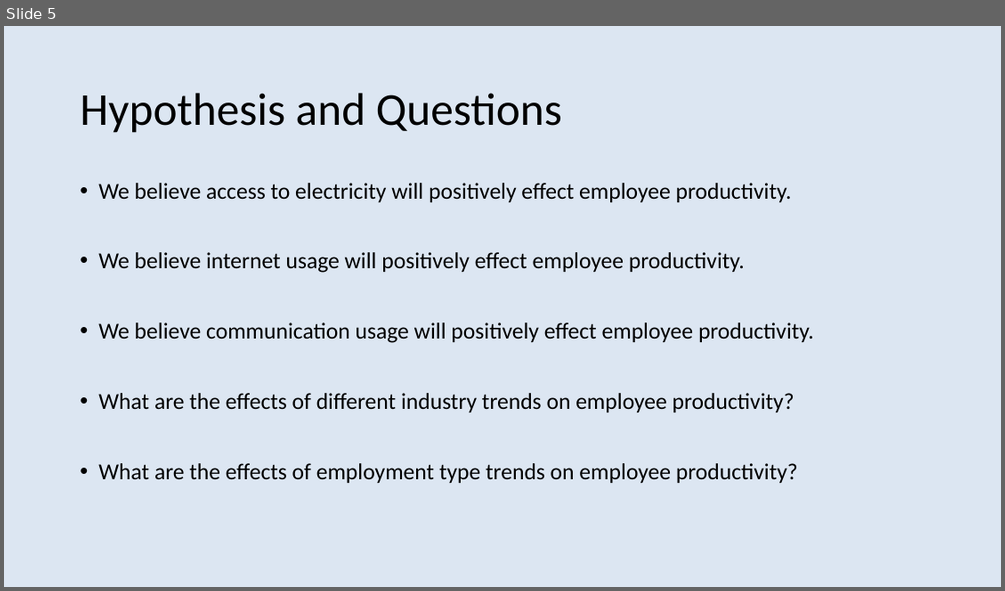
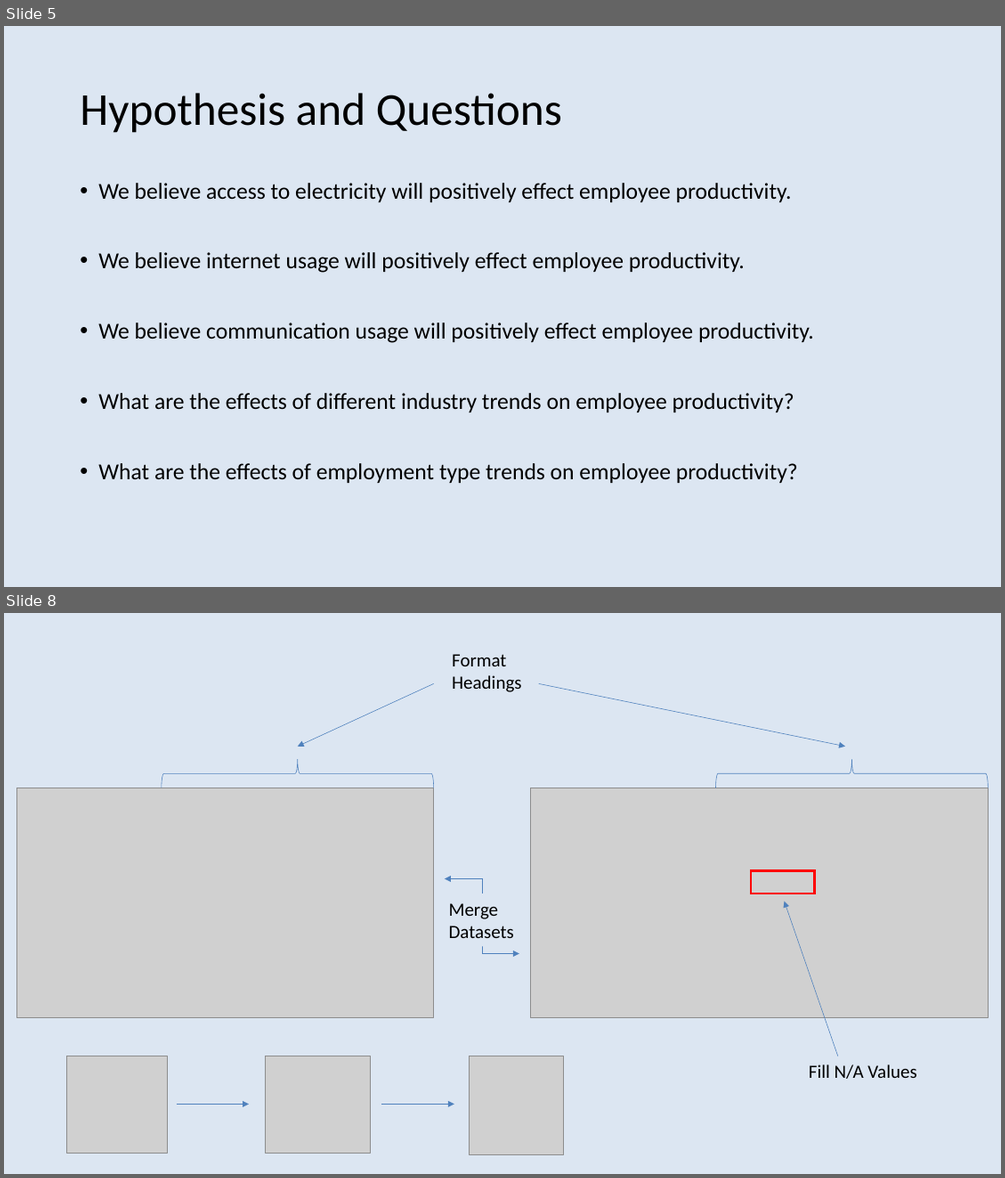
Before and after one commit to dustinak80/Information-Visualization, a slide deck: Project/Project Proposal.pptx. Shown one above the other, each under a label of ours: slide 5 before the commit, slides 5 and 8 after it; the slides between them are not shown. The pictures are 1005x591 and 1005x1178 pixels, drawn with LibreOffice and Linux fonts; fonts in the diff are those of the drawing; grey boxes stand for pictures. Boxes give left, top, right and bottom in pixels: in the first picture for what was removed or moved away, otherwise in the second. Text is boxed around its words. In the diff, an @@ line names an element or a change of style, - is before the commit and + after.

```diff
--- a/Project/Project Proposal.pptx
+++ b/Project/Project Proposal.pptx
@@ slide 8 added at (4, 613, 1001, 1174), background #DCE6F2 @@
@@ text added at (452, 654, 521, 692), 18 pt, text #000000 @@
+Format Headings
@@ arrow added from (434, 684) to (298, 747), #4F81BD 0.5 pt @@
@@ arrow added from (539, 684) to (845, 747), #4F81BD 0.5 pt @@
@@ right brace added at (161, 760, 433, 788), outline #4F81BD 0.5 pt @@
@@ right brace added at (716, 759, 988, 787), outline #4F81BD 0.5 pt @@
@@ picture added at (16, 788, 433, 1018) @@
@@ picture added at (531, 788, 988, 1018) @@
@@ elbow double arrow added from (445, 878) to (519, 953), #4F81BD 0.5 pt @@
@@ rectangle added at (751, 871, 815, 893), outline #FF0000 2.25 pt @@
@@ text added at (449, 903, 514, 938), 18 pt, text #000000 @@
+Merge
+Datasets
@@ arrow added from (838, 1055) to (784, 900), #4F81BD 0.5 pt @@
@@ picture added at (67, 1055, 167, 1152) @@
@@ picture added at (266, 1055, 371, 1152) @@
@@ picture added at (469, 1055, 563, 1154) @@
@@ text added at (809, 1064, 916, 1078), 18 pt, text #000000 @@
+Fill N/A Values
@@ arrow added from (177, 1103) to (249, 1103), #4F81BD 0.5 pt @@
@@ arrow added from (381, 1103) to (454, 1103), #4F81BD 0.5 pt @@
```
Also in this commit, not shown: 2 slides changed, 1 other slide added, 1 slide removed.
